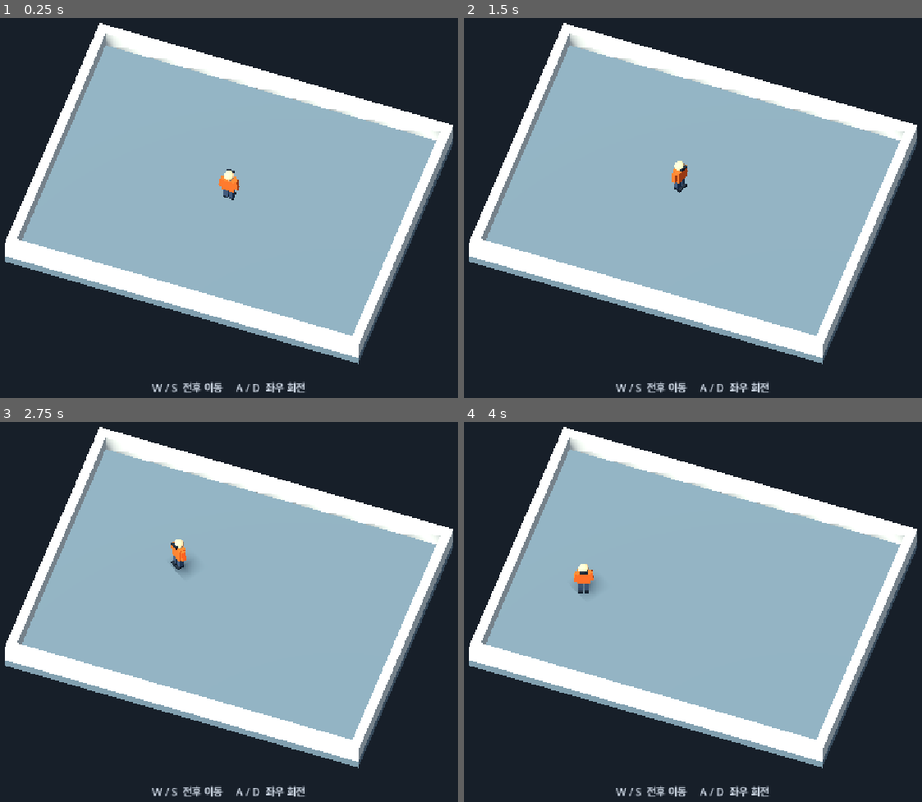
Above: before the commit, frames 1-4 (two rows, left to right).
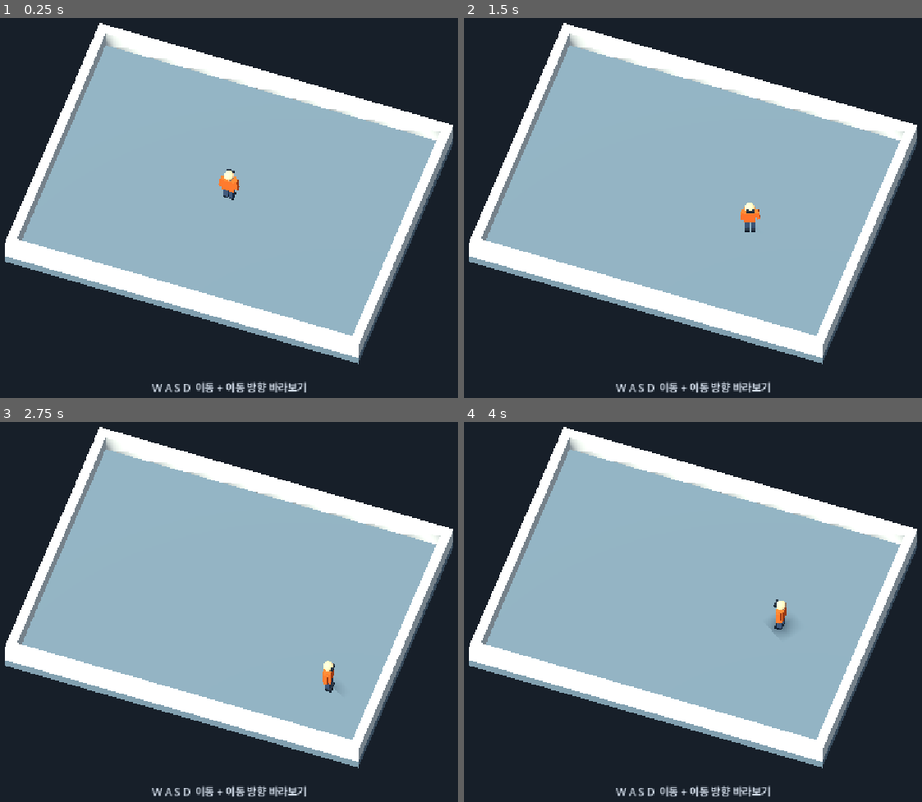
Above: after the commit, the same moments.

Repository: goray123/JensenHuangSimulator
Game: Godot game, scene res://courtyard.tscn
The game is run twice, just before and just after one commit, with the same random seed, the same clock (stepped at 60 frames per second) and the same inputs.
Inputs (mouse positions are in pixels of both pictures, inside the frame that each line leads up to):
- Up to frame 1 (0.25 s): no input
- Up to frame 2 (1.5 s): tap Enter at 0.5 s; move the mouse to (839, 185) at 0.52 s; hold D (turn_right, bound only before the commit) 0.53-1.28 s; click (839, 185) at 0.67 s; move the mouse to (560, 227) at 1.27 s; hold S (move_backward) from 1.28 s (still down)
- Up to frame 3 (2.75 s): move the mouse to (293, 520) at 2.02 s; release S (move_backward) at 2.03 s; hold D (turn_right, bound only before the commit) from 2.03 s (still down)
- Up to frame 4 (4 s): move the mouse to (660, 691) at 2.77 s; release D (turn_right, bound only before the commit) at 2.78 s; hold W (move_forward) 2.78-3.53 s; click (660, 691) at 2.92 s; move the mouse to (889, 672) at 3.52 s; hold A (turn_left, bound only before the commit) from 3.53 s (still down)

The runs differ from the first frame. In frame 1, 0.6% of the frame differs, in the area x 36-67%, y 95-99%; in frame 2, 1.0%; in frame 3, 1.0%; in frame 4, 1.1%, in the area x 24-72%, y 37-99%.

Commit message:
조작 개선

Diff:
--- a/courtyard.tscn
+++ b/courtyard.tscn
@@ -79,6 +79,6 @@
 mouse_filter = 2
 theme_override_colors/font_color = Color(0.83, 0.87, 0.92, 1)
 theme_override_font_sizes/font_size = 18
-text = "W / S  전후 이동     A / D  좌우 회전"
+text = "W A S D  이동 + 이동 방향 바라보기"
 horizontal_alignment = 1
 vertical_alignment = 1
--- a/player.gd
+++ b/player.gd
@@ -1,15 +1,17 @@
 extends CharacterBody3D
 
 const MOVE_SPEED := 4.0
-const TURN_SPEED := 2.6
+const TURN_SPEED := 6.0
 
 
 func _physics_process(delta: float) -> void:
-	var turn := Input.get_axis(&"turn_right", &"turn_left")
-	rotate_y(turn * TURN_SPEED * delta)
-
-	var throttle := Input.get_axis(&"move_backward", &"move_forward")
-	var motion := -transform.basis.z * throttle * MOVE_SPEED
+	var input := Input.get_vector(&"move_left", &"move_right", &"move_forward", &"move_backward")
+	# Keep movement independent of the character's changing heading.
+	var direction := Vector3(input.x, 0.0, input.y)
+	var motion := direction * MOVE_SPEED
+	if not direction.is_zero_approx():
+		var target_yaw := atan2(-direction.x, -direction.z)
+		rotation.y = rotate_toward(rotation.y, target_yaw, TURN_SPEED * delta)
 	velocity.x = motion.x
 	velocity.z = motion.z
 	if not is_on_floor():
--- a/project.godot
+++ b/project.godot
@@ -32,12 +32,12 @@
 "events": [Object(InputEventKey,"resource_local_to_scene":false,"resource_name":"","device":16,"window_id":0,"alt_press …(190 unchanged characters)…
 ]
 }
-turn_left={
+move_left={
 "deadzone": 0.5,
 "events": [Object(InputEventKey,"resource_local_to_scene":false,"resource_name":"","device":16,"window_id":0,"alt_press …(190 unchanged characters)…
 ]
 }
-turn_right={
+move_right={
 "deadzone": 0.5,
 "events": [Object(InputEventKey,"resource_local_to_scene":false,"resource_name":"","device":16,"window_id":0,"alt_press …(190 unchanged characters)…
 ]
--- a/tests/courtyard_smoke.gd
+++ b/tests/courtyard_smoke.gd
@@ -17,25 +17,49 @@
 	var spawn := player.global_position
 	_check(player.is_on_floor(), "Player lands on the floor")
 
-	await _hold_key(KEY_A, 18)
-	_check(player.rotation.y > 0.5, "A turns the player left")
-	_check(player.global_position.distance_to(spawn) < 0.05, "Turning leaves the player in place")
-	var forward := -player.global_transform.basis.z
-	await _hold_key(KEY_W, 18)
-	_check((player.global_position - spawn).distance_to(forward * 1.2) < 0.15, "W moves along the current heading")
-	await _hold_key(KEY_S, 18)
-	_check(player.global_position.distance_to(spawn) < 0.15, "S reverses along the current heading")
+	var movement_cases := [
+		{"keys": [KEY_W], "direction": Vector3.FORWARD},
+		{"keys": [KEY_A], "direction": Vector3.LEFT},
+		{"keys": [KEY_S], "direction": Vector3.BACK},
+		{"keys": [KEY_D], "direction": Vector3.RIGHT},
+		{"keys": [KEY_W, KEY_A], "direction": Vector3(-1, 0, -1).normalized()},
+		{"keys": [KEY_W, KEY_D], "direction": Vector3(1, 0, -1).normalized()},
+		{"keys": [KEY_S, KEY_A], "direction": Vector3(-1, 0, 1).normalized()},
+		{"keys": [KEY_S, KEY_D], "direction": Vector3(1, 0, 1).normalized()},
+	]
+	for movement_case in movement_cases:
+		player.global_position = spawn
+		# Start facing away to verify that movement does not depend on the old heading.
+		var direction: Vector3 = movement_case.direction
+		player.rotation.y = atan2(direction.x, direction.z)
+		for key: Key in movement_case.keys:
+			_set_key(key, true)
+		await _wait_for_physics(36)
+		for key: Key in movement_case.keys:
+			_set_key(key, false)
+		var displacement := player.global_position - spawn
+		_check(displacement.distance_to(direction * 2.4) < 0.15, "Keys %s move steadily in the requested direction at a consistent speed" % [movement_case.keys])
+		_check((-player.global_transform.basis.z).dot(direction) > 0.99, "Keys %s turn the player toward movement" % [movement_case.keys])
+
+	await _wait_for_physics(2)
+	var stopped := player.global_position
+	var stopped_yaw := player.rotation.y
+	await _wait_for_physics(5)
+	_check(player.global_position.distance_to(stopped) < 0.01, "Releasing the keys stops movement")
+	_check(is_equal_approx(player.rotation.y, stopped_yaw), "Releasing the keys preserves the last heading")
+	_set_key(KEY_A, true)
 	await _hold_key(KEY_D, 18)
-	_check(absf(player.rotation.y) < 0.1, "D turns back to the starting heading")
+	_set_key(KEY_A, false)
+	_check(player.global_position.distance_to(stopped) < 0.01, "Opposite keys cancel movement")
+	_check(is_equal_approx(player.rotation.y, stopped_yaw), "Opposite keys preserve the heading")
 
-	for yaw: float in [0.0, PI / 2.0, PI, -PI / 2.0]:
+	for movement_case in movement_cases.slice(0, 4):
 		player.global_position = spawn
-		player.rotation.y = yaw
-		await _hold_key(KEY_W, 150)
-		var heading := -player.global_transform.basis.z
-		var wall_distance := absf(heading.x) * 7.53 + absf(heading.z) * 5.53
-		var traveled := (player.global_position - spawn).dot(heading)
-		_check(absf(traveled - wall_distance) < 0.15, "Wall blocks movement at yaw %s" % yaw)
+		await _hold_key(movement_case.keys[0], 150)
+		var direction: Vector3 = movement_case.direction
+		var wall_distance := absf(direction.x) * 7.53 + absf(direction.z) * 5.53
+		var traveled := (player.global_position - spawn).dot(direction)
+		_check(absf(traveled - wall_distance) < 0.15, "Wall blocks movement in direction %s" % direction)
 
 	_check(camera.is_current() and camera.global_transform == camera_transform, "Camera stays fixed")
 	if not failed:
